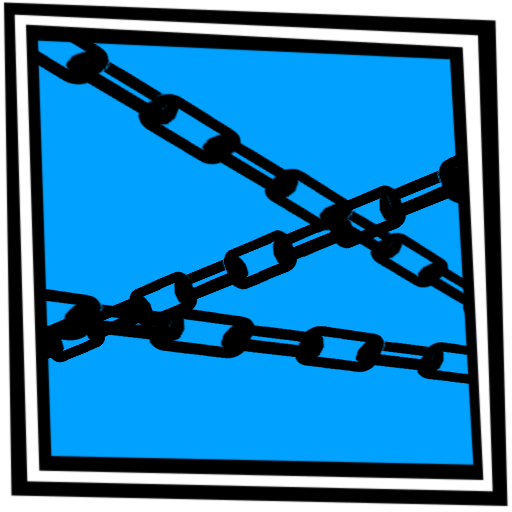
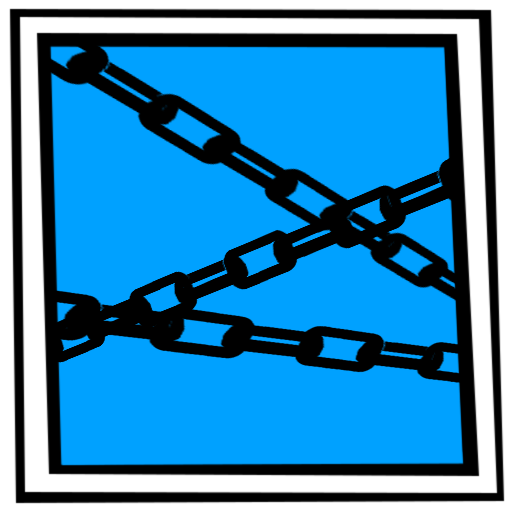
Layers edited between the first and the second (512, 512) image:
painted on "Lock" over (30, 31, 474, 385)
painted on "Fillcolor RED copy" over (37, 39, 475, 466)
painted on "Outline" over (13, 13, 498, 494)
painted on "Background" over (3, 1, 509, 507)
